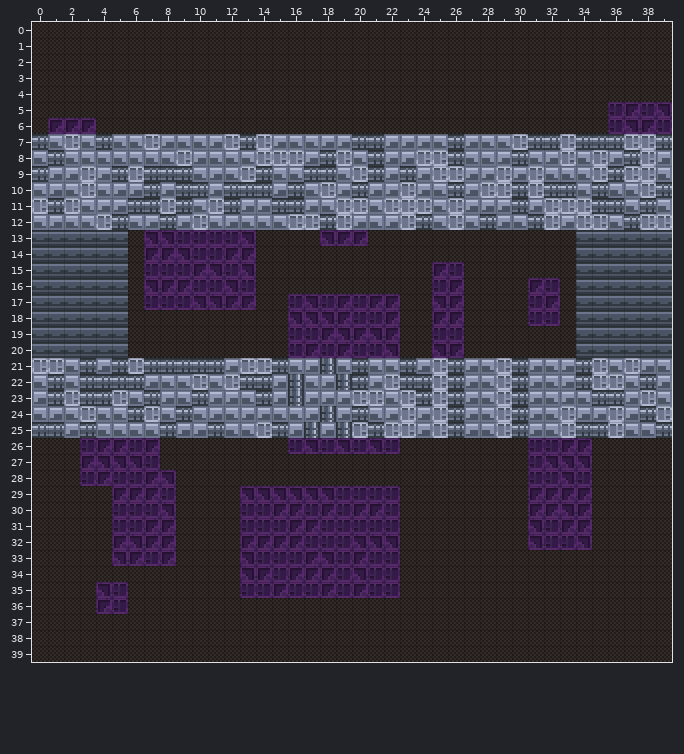
Tiled map (JSON), stored at src/maps/map002.json. Above, as it was before the edit.
Cells are 8x8 px. Shown: x 0..39, y 0..39.
Now the later version:
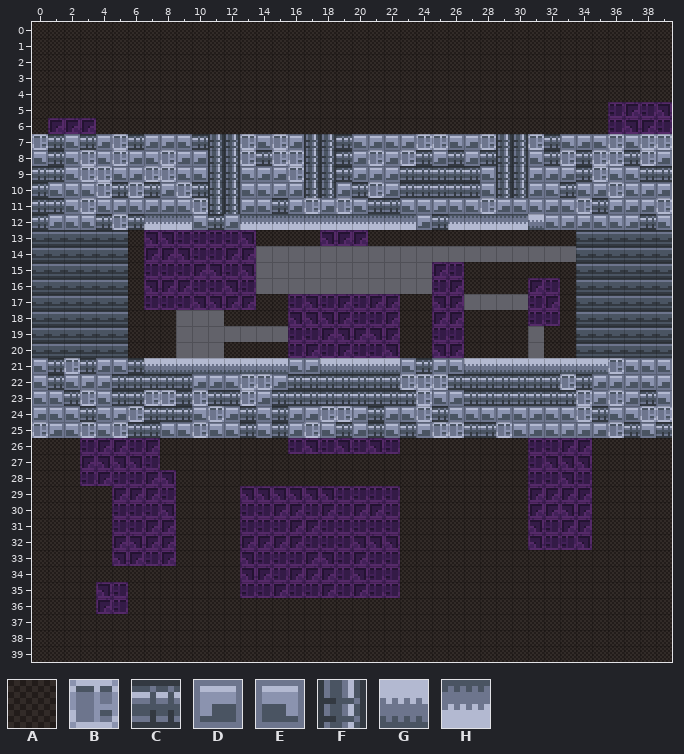
Key: from "tiles": A 0, B 128, C 129, D 130, E 131, F 132, G 134, H 135.
_ is an empty cell.
Diff:
Layer "Map":
y 7: x 0..7 CEBECEEB -> BCECDBCD; x 10..22 EDBCBDEEDDCCD -> CFFBEBDFFCEDE; x 24..26 DEC -> BBE; x 28..31 EEBC -> BFFB; x 33..37 BCCCB -> EDEBE; x 39 C -> B
y 8: x 3 E -> B; x 5..6 EE -> BD; x 8..9 EB -> BD; x 11..14 EEEB -> FFBC; x 17..21 DCBEC -> FFCDB; x 23..25 DBB -> BCD; x 27..30 EEDC -> DCFF; x 32 D -> C; x 34 E -> C; x 36 D -> B
y 9: x 1..2 DD -> CE; x 4..9 DCBCCC -> BEDBBE; x 11..21 DEBCEECCEBC -> FFEDDBFFCDD; x 24..34 DBBDDBDBEEE -> CCCCEFFDDDC; x 36..39 CBBE -> EECC
y 10: x 0..1 ED -> CE; x 3..6 BEDD -> EBCB; x 9 C -> B; x 11..14 DCCC -> FFEE; x 16..18 CEB -> DFF; x 21 D -> B; x 23..25 BDE -> CCC; x 27..32 DBBCBC -> CEFFDE; x 35..36 CE -> DB; x 38..39 BC -> DD
y 11: x 0 B -> C; x 2..4 BED -> EBE; x 6..12 CCBCEBC -> EDDEBFF; x 14 D -> E; x 16..18 CDE -> DBD; x 20..28 BEBBBEBDD -> ECCEEDEEB; x 30..33 CDBB -> EEDE; x 36..39 CECE -> DDDB
y 12: x 0 E -> C; x 4..11 BCEDCDBE -> CBCHHHEC; x 13..32 EEEBBCBDEDBCEBECDECB -> HHHHHHHHHHHDCHHHHHGE; x 34..35 BB -> DE; x 37..39 CBB -> DCE
y 14: x 14..33 AAAAAAAAAAAAAAAAAAAA -> ____________________
y 15..16: x 14..24 AAAAAAAAAAA -> ___________
y 17: x 27..30 AAAA -> ____
y 18: x 9..11 AAA -> ___
y 19: x 9..15 AAAAAAA -> _______; x 31 A -> _
y 20: x 9..11 AAA -> ___; x 31 A -> _
y 21: x 0..2 BBE -> ECB; x 5..15 CBCCCCCDBBC -> ECGGGGGGGGG; x 18..38 FECEECDBCDEBCDEDCBEBD -> GGGGGECDEGGGGGGGGGBEE
y 22: x 3..4 CC -> DD; x 7..14 DEEBEBCC -> CCCDDEBB; x 16..19 FEDF -> CCCC; x 21..24 DBCC -> CCBB; x 27..29 DEB -> CCC; x 31..33 DED -> CCB; x 35..38 BBEC -> DDDE
y 23: x 0..29 DCBCCBECDECDDECDFDDDBBEBCBCDEB -> EECBECCBBCBCCBDCCCCCCCCCBEDCCC; x 31..36 DEDECC -> CCCBDB; x 38 B -> C
y 24: x 0..1 ED -> DE; x 3 B -> C; x 5..8 ECBE -> DBCC; x 11..16 DEDDEE -> BDCECD; x 18..21 FDCE -> BBDC; x 23..27 BDBCD -> EBCEE; x 29..30 BC -> DE; x 33..38 BDDBDC -> EBCEEB
y 25: x 0..3 CCDC -> BDEB; x 5..11 EEECDDC -> BCCEEBE; x 13..14 EB -> CE; x 17..20 FDFB -> BECD; x 22..23 BB -> EC; x 26..28 CDE -> BCC; x 30 C -> E; x 33..35 BCC -> DDD; x 37 E -> C
Pixel boxes of the changes (left, top, right, bottom) in both pictures:
changed: (32, 134, 672, 230)
removed: (256, 246, 576, 294)
removed: (464, 294, 528, 310)
changed: (32, 310, 656, 438)
